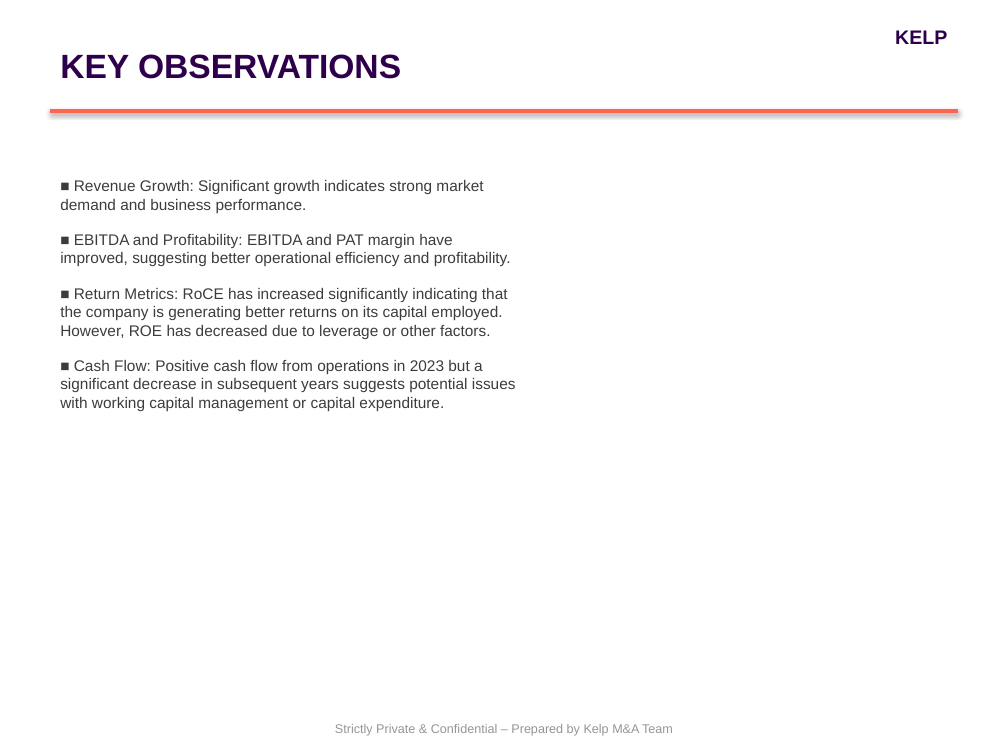
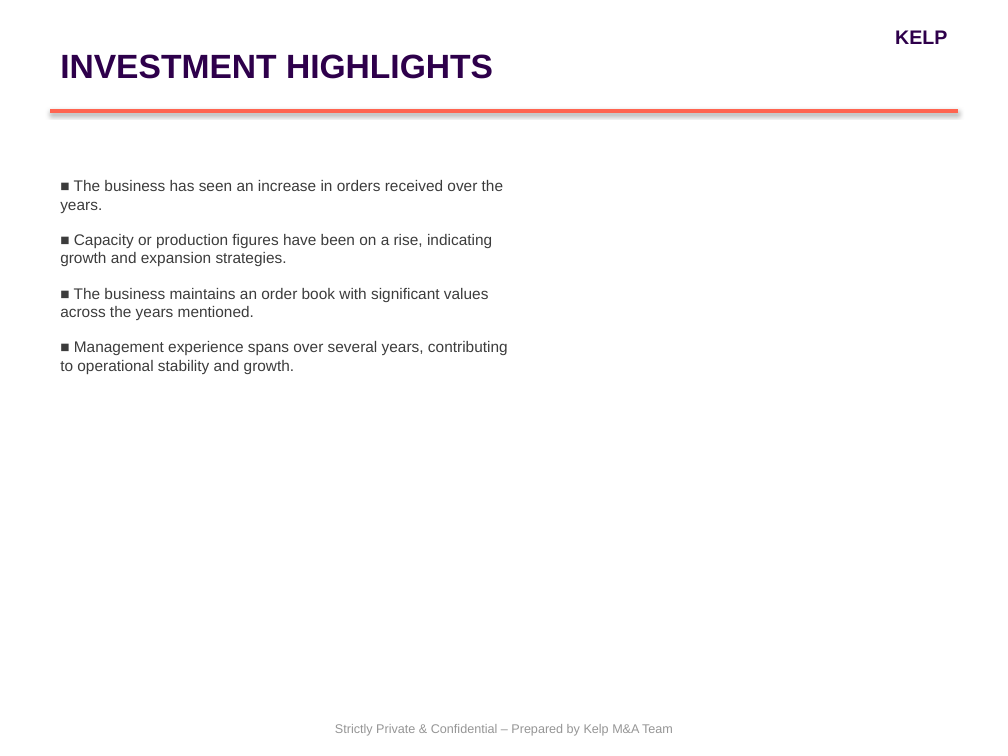
Before and after one commit to PiyushiAnand/Doc_to_PPT, a slide deck: slide 4 of Blind_Teaser_Connplex Cinemas_Final.pptx. Drawn at 1008x756 pixels with LibreOffice and Linux fonts; fonts in the diff are those of the drawing. Boxes give left, top, right and bottom in pixels: in the first picture for what was removed or moved away, otherwise in the second. Text is boxed around its words. In the diff, an @@ line names an element or a change of style, - is before the commit and + after.

```diff
--- a/Blind_Teaser_Connplex Cinemas_Final.pptx
+++ b/Blind_Teaser_Connplex Cinemas_Final.pptx
@@ text at <box>60,54,493,79</box>: text changed @@
-KEY OBSERVATIONS
+INVESTMENT HIGHLIGHTS
@@ text at <box>60,180,508,374</box>: text changed @@
-■ Revenue Growth: Significant growth indicates strong market demand and business performance.
-■ EBITDA and Profitability: EBITDA and PAT margin have improved, suggesting better operational efficiency and profitability.
-■ Return Metrics: RoCE has increased significantly indicating that the company is generating better returns on its capital employed. However, ROE has decreased due to leverage or other factors.
-■ Cash Flow: Positive cash flow from operations in 2023 but a significant decrease in subsequent years suggests potential issues with working capital management or capital expenditure.
+■ The business has seen an increase in orders received over the years.
+■ Capacity or production figures have been on a rise, indicating growth and expansion strategies.
+■ The business maintains an order book with significant values across the years mentioned.
+■ Management experience spans over several years, contributing to operational stability and growth.
```
Also in this commit, not shown: 2 other slides changed, 14 other files.
